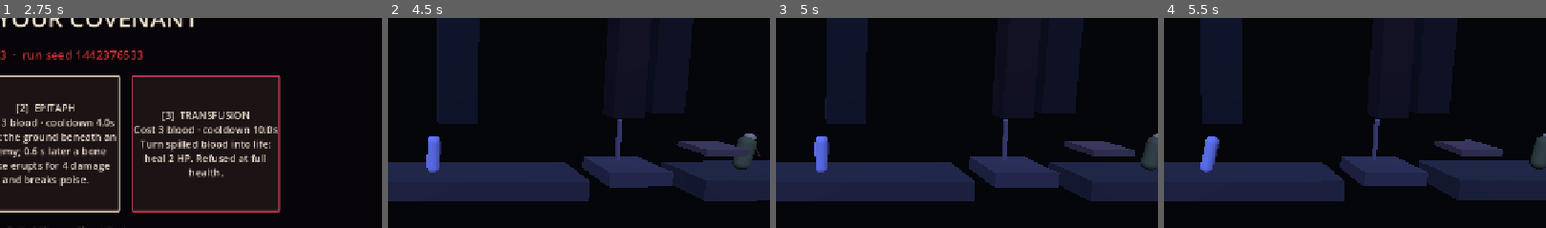
Above: before the commit, frames 1-4 (left to right).
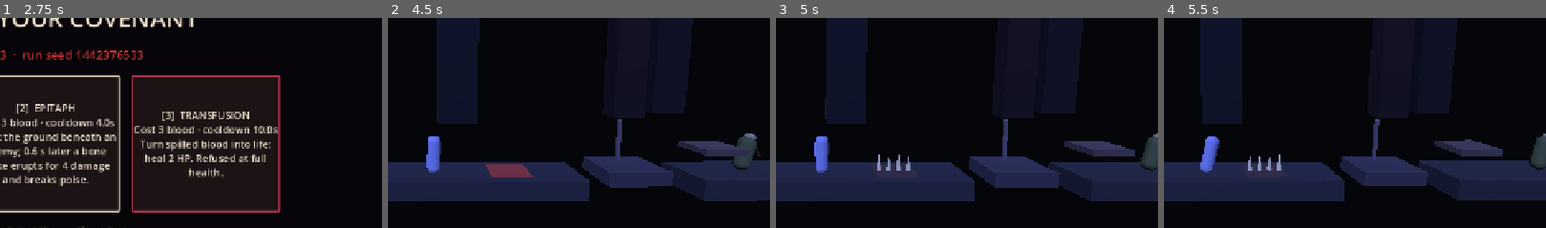
Above: after the commit, the same moments.

Repository: Blacknapoleon99/BLOODBOUND
Game: Godot game, scene res://scenes/main_menu.tscn
Same seed, same stepped clock (60 frames per second), same inputs: the game is played once before the commit and once after it.
Inputs (mouse positions are % of the whole screen's width and height, from its top left):
- Up to frame 1 (2.75 s): click "Start" at 0.5 s; click "[1] BELL OF SILENCE Cost 2 bl…" at 1.25 s; click "[1] RITUAL CHAINS Cost 3 bloo…" at 2 s
- Up to frame 2 (4.5 s): click "[1] HEMORRHAGE PACT Free · 1 …" at 2.75 s; tap Enter at 3.5 s; move the mouse to (72, 44) at 3.52 s; hold D (move_right) 3.53-4.25 s; hold J (attack) 3.53-4.25 s; click (72, 44) at 3.67 s; tap Space (jump) at 3.77, 3.8, 4.07 s; drag from (30, 54) to (45, 69) at 4.27 s
- Up to frame 3 (5 s): no input
- Up to frame 4 (5.5 s): move the mouse to (60, 26) at 5.02 s; hold D (move_right) from 5.03 s (still down); hold J (attack) from 5.03 s (still down); tap Space (jump) at 5.3 s
The pictures show only the part of the screen within x 44-94%, y 22-72%; the shares and areas given below are measured in that part.

Frame 1 is identical in both runs. In frame 2, 0.7% of the frame differs, in the area x 25-38%, y 69-76%; in frame 3, 0.2%; in frame 4, 0.2%.

Commit message:
Harder route: cycling spike traps, pendulum blade, faster collapsing slabs and ferry
Co-Authored-By: Claude Opus 5.5 <noreply@anthropic.com>

Diff:
--- /dev/null
+++ b/scripts/level/pendulum_blade.gd
@@ -0,0 +1,98 @@
+class_name PendulumBlade
+extends Node3D
+## A great blade swinging across the causeway from a pivot above. It sweeps through waist
+## height at the bottom of each swing (1 damage, knocked along the swing); pass under it while
+## it is high on the far side, or jump over it. `PendulumBlade.enabled = false` parks it high.
+
+static var enabled: bool = true
+
+var arm_length: float = 5.0
+var max_angle: float = 1.05  # radians either side of straight down
+var period: float = 2.2  # seconds for a full back-and-forth
+var phase_offset: float = 0.0
+var hitbox: Hitbox
+var _t: float = 0.0
+var _arm: Node3D
+
+
+static func create(label: String, pivot: Vector3, length: float, offset: float = 0.0) -> PendulumBlade:
+    var blade: PendulumBlade = PendulumBlade.new()
+    blade.name = label
+    blade.add_to_group(&"pendulum")
+    blade.position = pivot
+    blade.arm_length = length
+    blade.phase_offset = offset
+    blade._t = offset
+    blade._build()
+    return blade
+
+
+func angle() -> float:
+    return _arm.rotation.z
+
+
+## World position of the blade's centre.
+func blade_position() -> Vector3:
+    return _arm.to_global(Vector3(0.0, -arm_length, 0.0))
+
+
+func reset() -> void:
+    _t = phase_offset
+
+
+func _build() -> void:
+    var iron: StandardMaterial3D = StandardMaterial3D.new()
+    iron.albedo_color = Color(0.3, 0.28, 0.3)
+    iron.metallic = 0.6
+    _arm = Node3D.new()
+    add_child(_arm)
+    var rod: MeshInstance3D = MeshInstance3D.new()
+    var rod_mesh: BoxMesh = BoxMesh.new()
+    rod_mesh.size = Vector3(0.12, arm_length, 0.12)
+    rod.mesh = rod_mesh
+    rod.material_override = iron
+    rod.position.y = -arm_length * 0.5
+    _arm.add_child(rod)
+    var blade: MeshInstance3D = MeshInstance3D.new()
+    var blade_mesh: BoxMesh = BoxMesh.new()
+    blade_mesh.size = Vector3(1.6, 0.5, 0.15)
+    blade.mesh = blade_mesh
+    var edge: StandardMaterial3D = StandardMaterial3D.new()
+    edge.albedo_color = Color(0.75, 0.72, 0.7)
+    edge.metallic = 0.8
+    edge.emission_enabled = true
+    edge.emission = Color(0.5, 0.05, 0.05) * 0.4
+    blade.material_override = edge
+    blade.position.y = -arm_length
+    _arm.add_child(blade)
+    hitbox = Hitbox.new()
+    hitbox.team = &"enemy"
+    hitbox.damage = 1
+    hitbox.category = &"hazard"
+    hitbox.knockback = 7.0
+    hitbox.knockback_up = 3.0
+    hitbox.hitstun = 0.35
+    hitbox.attack_id = &"pendulum"
+    hitbox.rehit_interval = 1.0
+    var shape: CollisionShape3D = CollisionShape3D.new()
+    var box: BoxShape3D = BoxShape3D.new()
+    box.size = Vector3(1.5, 0.5, 1.6)
+    shape.shape = box
+    shape.position.y = -arm_length
+    hitbox.add_child(shape)
+    _arm.add_child(hitbox)
+
+
+func _physics_process(delta: float) -> void:
+    if not enabled:
+        _arm.rotation.z = max_angle  # parked high to one side
+        hitbox.deactivate()
+        return
+    _t += delta
+    _arm.rotation.z = max_angle * sin(TAU * _t / period)
+    # Only the low part of the swing can reach the causeway.
+    var low: bool = absf(_arm.rotation.z) < max_angle * 0.6
+    if low and not hitbox.is_active():
+        hitbox.activate()
+    elif not low and hitbox.is_active():
+        hitbox.deactivate()
--- /dev/null
+++ b/scripts/level/spike_trap.gd
@@ -0,0 +1,120 @@
+class_name SpikeTrap
+extends Node3D
+## A strip of bone spikes in the causeway floor that cycles: down (`down_time`) -> warning glow
+## (`warn_time`) -> up and lethal-ish (`up_time`, 1 damage + a toss upward) -> down. Time your run
+## or jump over the strip. `phase_offset` desynchronises neighbouring traps.
+## `SpikeTrap.enabled = false` keeps every trap down (scripted tests that walk the level).
+
+static var enabled: bool = true
+
+enum State { DOWN, WARN, UP }
+
+var down_time: float = 1.5
+var warn_time: float = 0.5
+var up_time: float = 0.7
+var phase_offset: float = 0.0
+var width: float = 2.0
+var state: State = State.DOWN
+var hitbox: Hitbox
+var _t: float = 0.0
+var _spikes: Node3D
+var _plate_material: StandardMaterial3D
+var _spike_material: StandardMaterial3D
+
+
+static func create(label: String, center_x: float, floor_y: float, strip_width: float, offset: float = 0.0) -> SpikeTrap:
+    var trap: SpikeTrap = SpikeTrap.new()
+    trap.name = label
+    trap.add_to_group(&"spike_trap")
+    trap.position = Vector3(center_x, floor_y, 0.0)
+    trap.width = strip_width
+    trap.phase_offset = offset
+    trap._t = offset
+    trap._build()
+    return trap
+
+
+func cycle_time() -> float:
+    return down_time + warn_time + up_time
+
+
+func _build() -> void:
+    var plate: MeshInstance3D = MeshInstance3D.new()
+    var plate_mesh: BoxMesh = BoxMesh.new()
+    plate_mesh.size = Vector3(width, 0.04, 2.6)
+    plate.mesh = plate_mesh
+    _plate_material = StandardMaterial3D.new()
+    _plate_material.albedo_color = Color(0.25, 0.2, 0.2)
+    plate.material_override = _plate_material
+    plate.position.y = 0.02
+    add_child(plate)
+    _spikes = Node3D.new()
+    add_child(_spikes)
+    _spike_material = StandardMaterial3D.new()
+    _spike_material.albedo_color = Color(0.86, 0.82, 0.7)
+    var count: int = maxi(2, int(width / 0.45))
+    for i in count:
+        var spike: MeshInstance3D = MeshInstance3D.new()
+        var cone: CylinderMesh = CylinderMesh.new()
+        cone.top_radius = 0.0
+        cone.bottom_radius = 0.14
+        cone.height = 0.9
+        spike.mesh = cone
+        spike.material_override = _spike_material
+        spike.position = Vector3(-width * 0.5 + (i + 0.5) * width / count, 0.45, 0.0)
+        _spikes.add_child(spike)
+    _spikes.position.y = -0.95  # retracted into the floor
+    hitbox = Hitbox.new()
+    hitbox.team = &"enemy"
+    hitbox.damage = 1
+    hitbox.category = &"hazard"
+    hitbox.knockback = 2.0
+    hitbox.knockback_up = 8.0
+    hitbox.hitstun = 0.3
+    hitbox.attack_id = &"spike_trap"
+    var shape: CollisionShape3D = CollisionShape3D.new()
+    var box: BoxShape3D = BoxShape3D.new()
+    box.size = Vector3(width - 0.2, 0.9, 2.0)
+    shape.shape = box
+    shape.position.y = 0.45
+    hitbox.add_child(shape)
+    add_child(hitbox)
+
+
+## Starts the cycle over (used when the player respawns).
+func reset() -> void:
+    _t = phase_offset
+    _set_state(State.DOWN)
+
+
+func _physics_process(delta: float) -> void:
+    if not enabled:
+        if state != State.DOWN:
+            _set_state(State.DOWN)
+        return
+    _t = fmod(_t + delta, cycle_time())
+    var next: State = State.DOWN
+    if _t >= down_time + warn_time:
+        next = State.UP
+    elif _t >= down_time:
+        next = State.WARN
+    if next != state:
+        _set_state(next)
+    if state == State.WARN:
+        _plate_material.emission_enabled = true
+        _plate_material.emission = Color(1.0, 0.2, 0.05) * (0.5 + 0.5 * sin(_t * 30.0))
+
+
+func _set_state(next: State) -> void:
+    state = next
+    match state:
+        State.DOWN:
+            hitbox.deactivate()
+            _spikes.position.y = -0.95
+            _plate_material.emission_enabled = false
+        State.WARN:
+            _spikes.position.y = -0.75  # tips peek out
+        State.UP:
+            _spikes.position.y = 0.0
+            _plate_material.emission_enabled = false
+            hitbox.activate()
--- a/scripts/main.gd
+++ b/scripts/main.gd
@@ -38,6 +38,7 @@
 var _pending_altar: BloodAltar
 var _reward_rng: RandomNumberGenerator = RandomNumberGenerator.new()
 var ambushes: Array[Ambush] = []
+var traps: Array[Node3D] = []  # SpikeTrap and PendulumBlade hazards
 var respawn_point: Vector3 = SPAWN_POSITION
 var hud: Label
 var enemy_alive: bool = true
@@ -523,6 +524,8 @@
     for slab: CollapsingSlab in collapsing_slabs:
         slab.restore()
     boss.on_player_respawn()
+    for trap: Node3D in traps:
+        trap.call("reset")
 
 
 func _open_portcullis() -> void:
@@ -648,6 +651,7 @@
     _make_solid("Battle causeway", Vector3(4.0, -0.5, 0.0), Vector3(11.0, 1.0, 4.0), Color(0.17, 0.18, 0.21))
     _make_solid("Gate causeway", Vector3(13.7, -0.5, 0.0), Vector3(9.0, 1.0, 4.0), Color(0.20, 0.19, 0.23))
     _make_solid("Raised step", Vector3(0.0, 1.15, -0.2), Vector3(2.0, 0.3, 2.6), Color(0.31, 0.27, 0.29))
+    _add_trap(SpikeTrap.create("Spike trap: causeway", -10.5, 0.0, 2.0, 0.0))
 
     # Far background silhouette: visual decoration only, NOT implemented boss AI.
     _make_visual("Distant Gothic silhouette (decorative only)", Vector3(5.0, 6.0, -22.0), Vector3(3.0, 12.0, 2.8), Color(0.10, 0.065, 0.09))
@@ -732,12 +736,25 @@
     add_child(approach_checkpoint)
     for i in 3:
         var slab: CollapsingSlab = CollapsingSlab.create("Collapsing slab %d" % i, Vector3(28.45 + 3.5 * i, -0.5, 0.0), Vector3(2.5, 1.0, 4.0))
+        slab.collapse_delay = 0.5  # keep moving
         add_child(slab)
         collapsing_slabs.append(slab)
     _make_solid("Approach landing", Vector3(40.7, -0.5, 0.0), Vector3(6.0, 1.0, 4.0), Color(0.18, 0.17, 0.21))
     ferry = MovingPlatform.create("Bone ferry", Vector3(45.25, -0.3, 0.0), Vector3(52.15, -0.3, 0.0), Vector3(3.0, 0.6, 4.0))
+    ferry.travel_time = 2.1
+    ferry.pause_time = 0.6
     add_child(ferry)
     _make_solid("Arena threshold", Vector3(55.95, -0.5, 0.0), Vector3(4.5, 1.0, 4.0), Color(0.19, 0.17, 0.2))
+    # Hazards on the run to the cathedral: spikes and a swinging blade on the approach causeway,
+    # spikes on the threshold right off the ferry.
+    _add_trap(SpikeTrap.create("Spike trap: approach", 22.8, 0.0, 2.0, 0.9))
+    _add_trap(PendulumBlade.create("Pendulum blade", Vector3(25.3, 5.9, 0.0), 5.0, 0.0))
+    _add_trap(SpikeTrap.create("Spike trap: threshold", 55.6, 0.0, 1.6, 1.3))
+
+
+func _add_trap(trap: Node3D) -> void:
+    add_child(trap)
+    traps.append(trap)
 
 
 func _make_solid(label: String, center: Vector3, size: Vector3, color: Color) -> void:
--- a/tests/gameplay_smoke.gd
+++ b/tests/gameplay_smoke.gd
@@ -161,6 +161,7 @@
     await _m10_audio_checks()
     await _m11_relic_checks()
     await _m12_enemy_ability_checks()
+    await _m13_hazard_checks()
 
     _check(_max_abs_z_in_2d < 0.001, "no Z drift during 2.5D play (max |z|=%.4f)" % _max_abs_z_in_2d)
 
@@ -289,6 +290,8 @@
 func _test_defaults() -> void:
     GameSettings.reset_defaults()
     Ambush.enabled = false  # scripted checks walk the level freely; ambushes have their own checks
+    SpikeTrap.enabled = false  # likewise for the traps (see _m13_hazard_checks)
+    PendulumBlade.enabled = false
 
 
 func _bind() -> void:
@@ -1942,6 +1945,62 @@
     await _seconds(0.5)
 
 
+## Level hazards: cycling spike traps and the pendulum blade hurt a player who ignores them,
+## and can be passed by timing; respawning resets them.
+func _m13_hazard_checks() -> void:
+    RunState.end_run()
+    change_scene_to_file("res://scenes/main.tscn")
+    await _frames(10)
+    _bind()
+    _enemy.set_ai_enabled(false)
+    var traps: Array = _main.get("traps")
+    var spikes: Array = traps.filter(func(t: Node) -> bool: return t is SpikeTrap)
+    var blades: Array = traps.filter(func(t: Node) -> bool: return t is PendulumBlade)
+    _check(spikes.size() == 3 and blades.size() == 1, "the level has 3 spike traps and a pendulum blade")
+    var trap: SpikeTrap = spikes[0]
+    _check(trap.state == SpikeTrap.State.DOWN, "disabled traps stay down")
+    SpikeTrap.enabled = true
+    PendulumBlade.enabled = true
+    trap.reset()
+    var seen: Dictionary = {}
+    for i in int(trap.cycle_time() * PHYSICS_HZ) + 5:
+        await physics_frame
+        seen[trap.state] = true
+    _check(seen.size() == 3, "a spike trap cycles down -> warning -> up")
+    _heal()
+    _player.call("teleport_to", Vector3(trap.global_position.x, 1.0, 0.0))
+    var hp0: int = _player_hp()
+    await _wait_until(func() -> bool: return _player_hp() < hp0, trap.cycle_time() + 0.5)
+    _check(_player_hp() < hp0, "standing on the strip, the spikes hurt (hp %d -> %d)" % [hp0, _player_hp()])
+    # Timed crossing: wait for the spikes to drop, then run across.
+    _heal()
+    _player.call("teleport_to", Vector3(trap.global_position.x - 2.5, 1.0, 0.0))
+    await _seconds(1.0)
+    await _wait_until(func() -> bool: return trap.state == SpikeTrap.State.UP, trap.cycle_time())
+    await _wait_until(func() -> bool: return trap.state == SpikeTrap.State.DOWN, trap.cycle_time())
+    hp0 = _player_hp()
+    await _hold(KEY_D, 0.7)
+    _check(_player_hp() == hp0 and _player.global_position.x > trap.global_position.x + 1.0, "running across while the spikes are down is safe")
+
+    var blade: PendulumBlade = blades[0]
+    _heal()
+    _player.call("teleport_to", Vector3(blade.global_position.x, 1.0, 0.0))
+    hp0 = _player_hp()
+    await _wait_until(func() -> bool: return _player_hp() < hp0, blade.period + 0.3)
+    _check(_player_hp() < hp0, "the pendulum blade cuts a player standing in its path (hp %d -> %d)" % [hp0, _player_hp()])
+    var low_y: float = 99.0
+    for i in int(blade.period * PHYSICS_HZ):
+        await physics_frame
+        low_y = minf(low_y, blade.blade_position().y)
+    _check(low_y > 0.4 and low_y < 1.4, "the blade sweeps at waist height (lowest y=%.2f), so it can be jumped" % low_y)
+    _player.call("revive_at", _player.global_position)
+    _main.call("_reset_hazards")
+    _check(trap.state == SpikeTrap.State.DOWN, "respawning resets the traps")
+    SpikeTrap.enabled = false
+    PendulumBlade.enabled = false
+    await _seconds(0.3)
+
+
 func _m3_boss_checks() -> void:
     var boss: HollowBishop = _main.get("boss")
     var arena: BossArena = _main.get("boss_arena")
Not shown, added: scripts/level/pendulum_blade.gd.uid
Not shown, added: scripts/level/spike_trap.gd.uid
